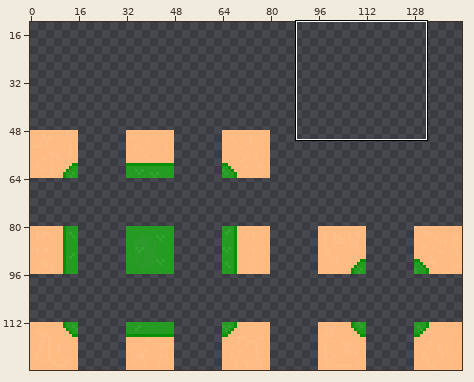
Two versions of one pixel-art file, BITA-2 Projekt/Assets/textures/leo/Paletts/grass/grass 2.aseprite. The first picture is a wide view before the edit; the outline marks the close-up.
Close-up. Before the commit:
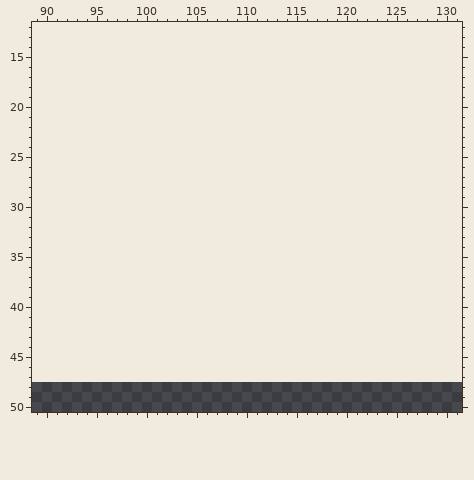
144x80 pixels, 1 frame. Shown: x 89..131, y 12..50. The old version is drawn lined up with the new one, on the new canvas. The wide view leaves out empty margins.
The same view after the edit:
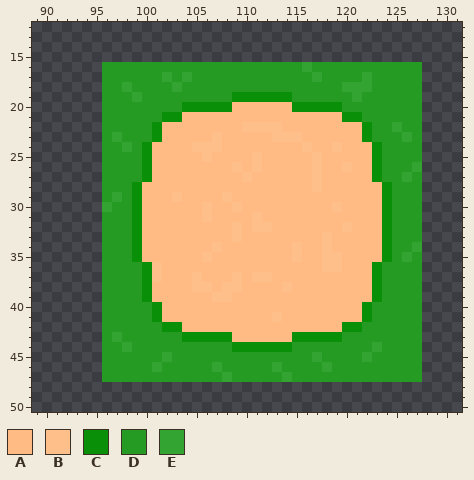
Palette (. is transparent): A #ffbb83  B #ffbf8a  C #0a8f08  D #259b24  E #33a432
Commit: grass brausg brush gfrass
Change:
canvas 144x80 -> 144x128, the old top-left corner now at 0,48
Changed rows in their new state; - is an unchanged pixel.
first column x 96:
16 DDDDDDDDDDDDDDDDDDDDEDDDDDDDDDDD
17 DDDDDDEDEDDDDDDDDDDDDEDDDDEDDDDD
18 DDEDDDDEDDDDDDDDDDDDDDDDEEEDDDDD
19 DDDEDDDDDDDDDCCCCCCDDDDDDEDDDDDD
20 DDDDDDDDCCCCCAAAAAACCCCCDDDDDDDD
21 DDDDDDCCAAAAAAAAAAAAAAAACCDDDDDD
22 DDDDDCAAAAAAAABBBBAAAAAAAACDDEDD
23 DEDDDCAAAAABAAAAABBBAAAAAACDDDED
24 DDEDCAAAABBBAAAAAAAABAABAAACDDDD
25 DDDDCAAAAABAAAABAAAAABAAAAACDDDD
26 DDDDCAAAAAAAABABAAAAABAABAACDDDE
27 DDDDCAAAAAAAAABAAAAAABAAAAACDDED
28 DDDCAAAAAAAAAAAAAAAAABAAAAAACDDD
29 DEDCAAABAAAABAAAAAAAAAAAAAAACDDD
30 EDDCAAAAAABAABAAAAAAAAABAAAACDDD
31 DDDCAAAAAABAAAABAAAAAAAAAAAACDDD
32 DDDCAAAAAAAAABABBAAAAAAABAAACDDD
33 DDDCAAAAAAAAABAAAAAAAABAAAAACDDD
34 DDDCAAAAAAABAAAAAAABAABAAAAACDDE
35 DDDCAAAAAABAAAAAAAABAABBAAAACDED
36 DDDDCBAAAAAAAAAAAAAAAABBAAACDDDD
37 DDDDCBAAABAAABABBAAAAAAAAAACDDDD
38 DDDDCAAAABBABBAAAABAAAAAAAACDDDD
39 DDDDCAAAAAABBAAAAAAAAAAAAAACDDDD
40 DDDDDCAAAAAAAAAAAAAAAAAAAACDDDDD
41 DDDDDCAAAAAAAAAAABAAAAAAAACDDDDD
42 DDDDDDCCAAAAAAAAAAAAAAAACCDDDDDD
43 DEDDDDDDCCCCCAAAAAACCCCCDDDDDDDD
44 DDEDDDDDDDDDDCCCCCCDDDDDDDDEDDDD
45 DDDDDDEDDDDDDDDDDDDDDEDDDDEDDDDD
46 DDDDDEDDDDDEDDDDDEDDDDEDDDDDDDDD
47 DDDDDDDDDDDDEDDDDDEDDDDDDDDDDDDD
